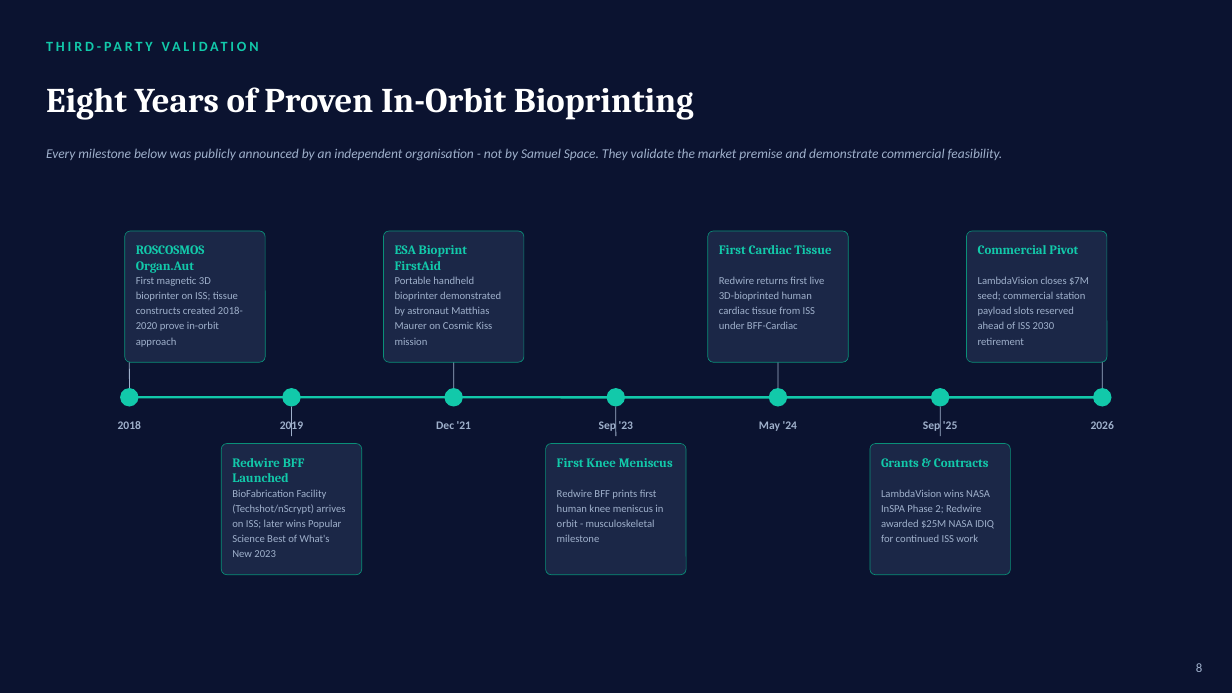
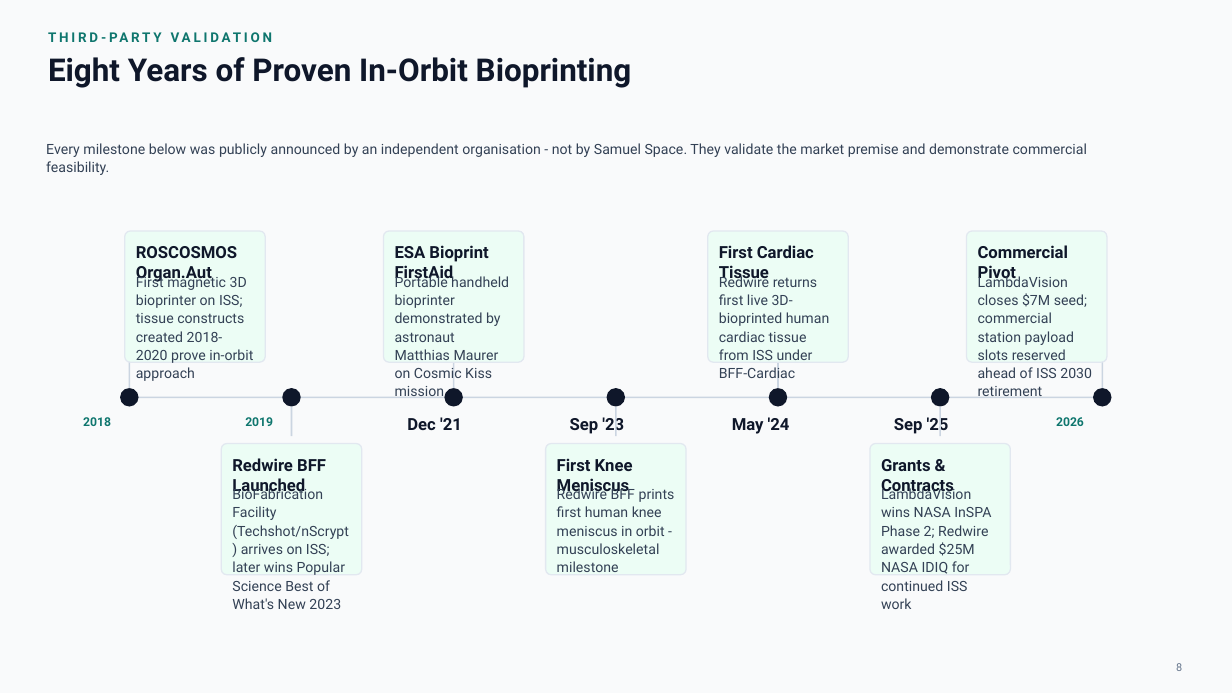
Before and after one commit to anthonyleedu/anthonyleedu, a slide deck: slide 8 of Samuel Space Organ and Tissue Engineering - Investor Presentation (2).pptx. Drawn at 1232x693 pixels with LibreOffice and Linux fonts; fonts in the diff are those of the drawing. Boxes give left, top, right and bottom in pixels: in the first picture for what was removed or moved away, otherwise in the second. Text is boxed around its words. In the diff, an @@ line names an element or a change of style, - is before the commit and + after.

```diff
--- a/Samuel Space Organ and Tissue Engineering - Investor Presentation (2).pptx
+++ b/Samuel Space Organ and Tissue Engineering - Investor Presentation (2).pptx
@@ background #0B1330 to #F9FAFB @@
@@ text "THIRD-PARTY VALIDATION" at [48,26,1171,48]: size 11 to 10.5 pt, font Calibri to Roboto, text colour #12C9AA to #0F766E @@
@@ text "Eight Years of Proven In-Orbit ...": place and size @@
-text "Eight Years of Proven In-Orbit ..." at [46,87,694,120]
+text "Eight Years of Proven In-Orbit ..." at [48,57,632,88]
@@ text "Eight Years of Proven In-Orbit ..." at [48,57,632,88]: size 27 to 24.5 pt, font Cambria to Roboto, text colour #FFFFFF to #0F172A; vertical alignment middle to top @@
@@ text "Every milestone below was publicly ..." at [46,143,1087,175]: size 10.5 to 11 pt, font Calibri to Roboto, text colour #9FB0CB to #334155, italic off; line spacing 1 to 1.08; vertical alignment middle to top @@
@@ fill #1B2747 to #ECFDF5; outline #0A8F78 0.5 pt to #E2E8F0 1 pt in 7 elements at [125,231,265,362], [222,444,362,575], [384,231,524,362], [546,444,687,575], [708,231,848,362], [870,444,1010,575], [967,231,1107,362] @@
@@ size 10 to 13 pt, font Cambria to Roboto, text colour #12C9AA to #0F172A in 7 elements at [136,246,237,283], [232,458,326,496], [395,245,488,283], [557,458,633,496], [719,245,814,283], [881,459,954,496], [978,245,1068,283] @@
@@ size 8.3 to 11 pt, font Calibri to Roboto, text colour #9FB0CB to #334155; line spacing 1.18 to 1.08 in 7 elements at [136,273,253,363], [232,486,349,609], [395,273,509,399], [557,486,675,572], [719,273,829,383], [881,486,991,609], [978,273,1092,398] @@
@@ line (129, 362) - (129, 388): stroke #9FB0CB 0.6 pt to #CBD5E1 1.25 pt @@
@@ line (454, 362) - (454, 388): stroke #9FB0CB 0.6 pt to #CBD5E1 1.25 pt @@
@@ line (778, 362) - (778, 388): stroke #9FB0CB 0.6 pt to #CBD5E1 1.25 pt @@
@@ fill #12C9AA to #0F172A in 7 elements at [120,388,139,407], [283,388,301,407], [445,388,463,407], [607,388,626,407], [769,388,787,407], [931,388,949,407], [1093,388,1112,407] @@
@@ line (1103, 362) - (1103, 388): stroke #9FB0CB 0.6 pt to #CBD5E1 1.25 pt @@
@@ line (129, 397) - (1103, 397): stroke #12C9AA 1.8 pt to #CBD5E1 1.25 pt @@
@@ line (291, 407) - (291, 436): stroke #9FB0CB 0.6 pt to #CBD5E1 1.25 pt @@
@@ line (616, 407) - (616, 436): stroke #9FB0CB 0.6 pt to #CBD5E1 1.25 pt @@
@@ size 9 to 13 pt, font Calibri to Roboto, text colour #9FB0CB to #0F172A; alignment centre to left; vertical alignment middle to top in 4 elements at [407,417,462,430], [570,415,624,435], [732,417,790,434], [894,415,949,435] @@
@@ line (941, 407) - (941, 436): stroke #9FB0CB 0.6 pt to #CBD5E1 1.25 pt @@
@@ size 9 to 9.5 pt, font Calibri to Roboto, text colour #9FB0CB to #0F766E; alignment centre to left; vertical alignment middle to top in 3 elements at [83,417,111,426], [245,417,273,426], [1056,417,1084,426] @@
@@ text "8" at [1176,663,1182,671]: size 10 to 8.5 pt, font Calibri to Roboto, text colour #9FB0CB to #64748B; alignment right to centre @@
```
Also in this commit, not shown: 20 other slides changed.
